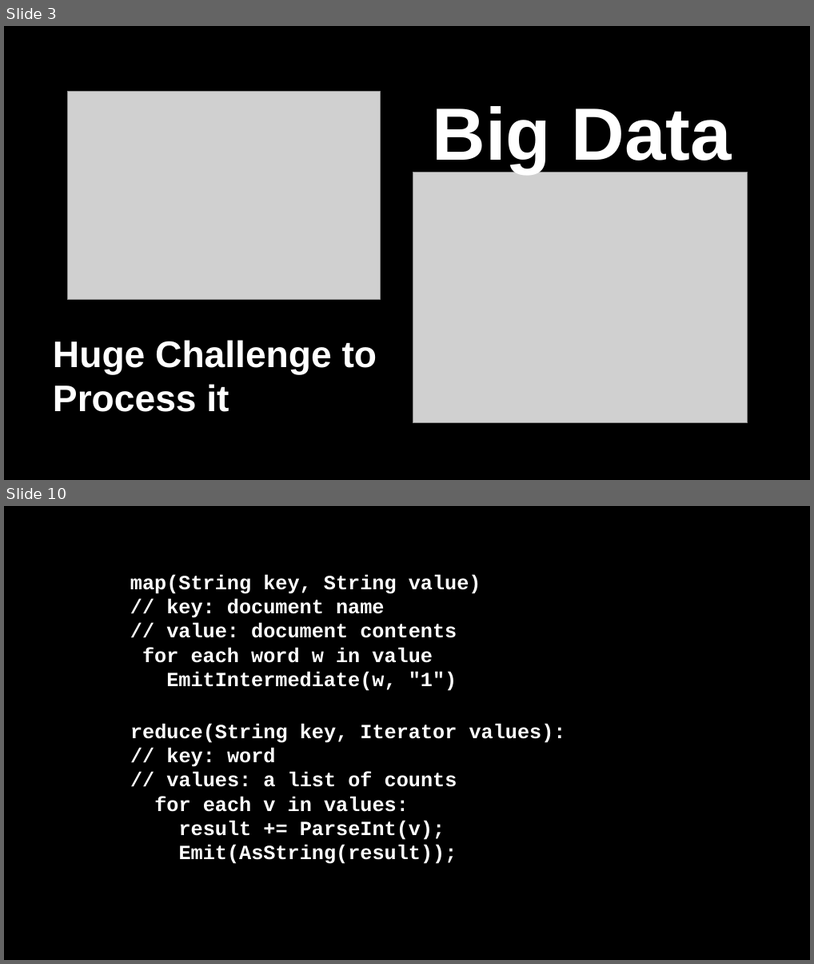
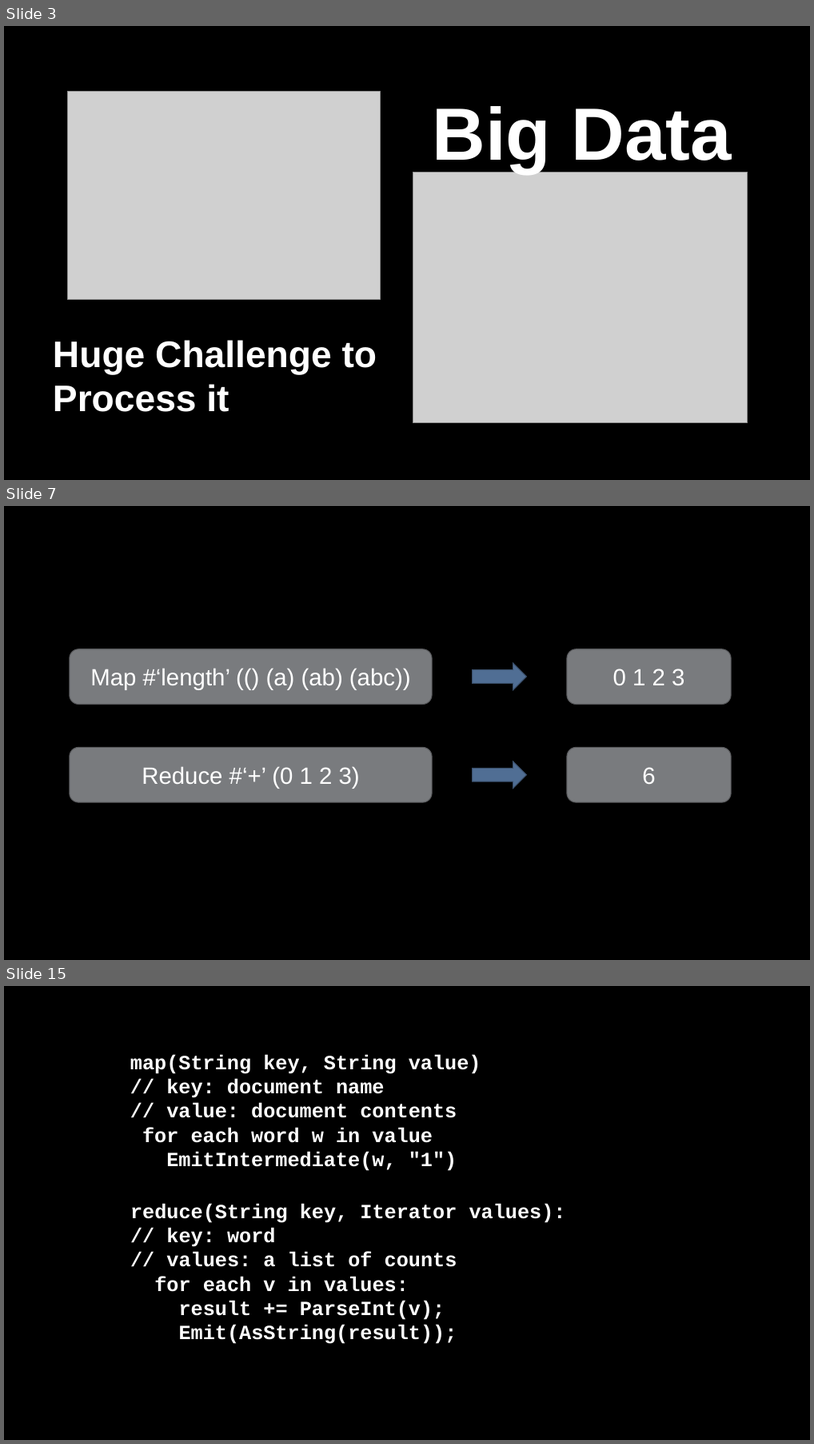
Before and after one commit to kisan101/presentation-on-MapReduce, a slide deck: map_reduce.pptx. Shown one above the other, each under a label of ours: slides 3 and 10 before the commit, slides 3, 7 and 15 after it; the slides between them are not shown. The pictures are 814x964 and 814x1444 pixels, drawn with LibreOffice and Linux fonts; fonts in the diff are those of the drawing; grey boxes stand for pictures. Boxes give left, top, right and bottom in pixels: in the first picture for what was removed or moved away, otherwise in the second. Text is boxed around its words. In the diff, an @@ line names an element or a change of style, - is before the commit and + after.

```diff
--- a/map_reduce.pptx
+++ b/map_reduce.pptx
@@ slide 7 added at <box>4,506,810,960</box>, background #000000 @@
@@ rounded rectangle added at <box>70,648,432,704</box>, fill #797B7E, outline #5A5B5D 1 pt, 28 pt, text #FFFFFF @@
+Map #‘length’ (() (a) (ab) (abc))
@@ rounded rectangle added at <box>567,648,731,704</box>, fill #797B7E, outline #5A5B5D 1 pt, 28 pt, text #FFFFFF @@
+0 1 2 3
@@ right arrow added at <box>473,664,527,690</box>, fill #506E94, outline #3B516D 1 pt @@
@@ rounded rectangle added at <box>70,748,432,803</box>, fill #797B7E, outline #5A5B5D 1 pt, 28 pt, text #FFFFFF @@
+Reduce #‘+’ (0 1 2 3)
@@ right arrow added at <box>473,761,527,788</box>, fill #506E94, outline #3B516D 1 pt @@
@@ rounded rectangle added at <box>567,748,731,803</box>, fill #797B7E, outline #5A5B5D 1 pt, 28 pt, text #FFFFFF @@
+6
@@ what was slide 10 is now slide 15 @@
```
Also in this commit, not shown: 1 slide changed, 12 other slides added, 7 slides removed.
